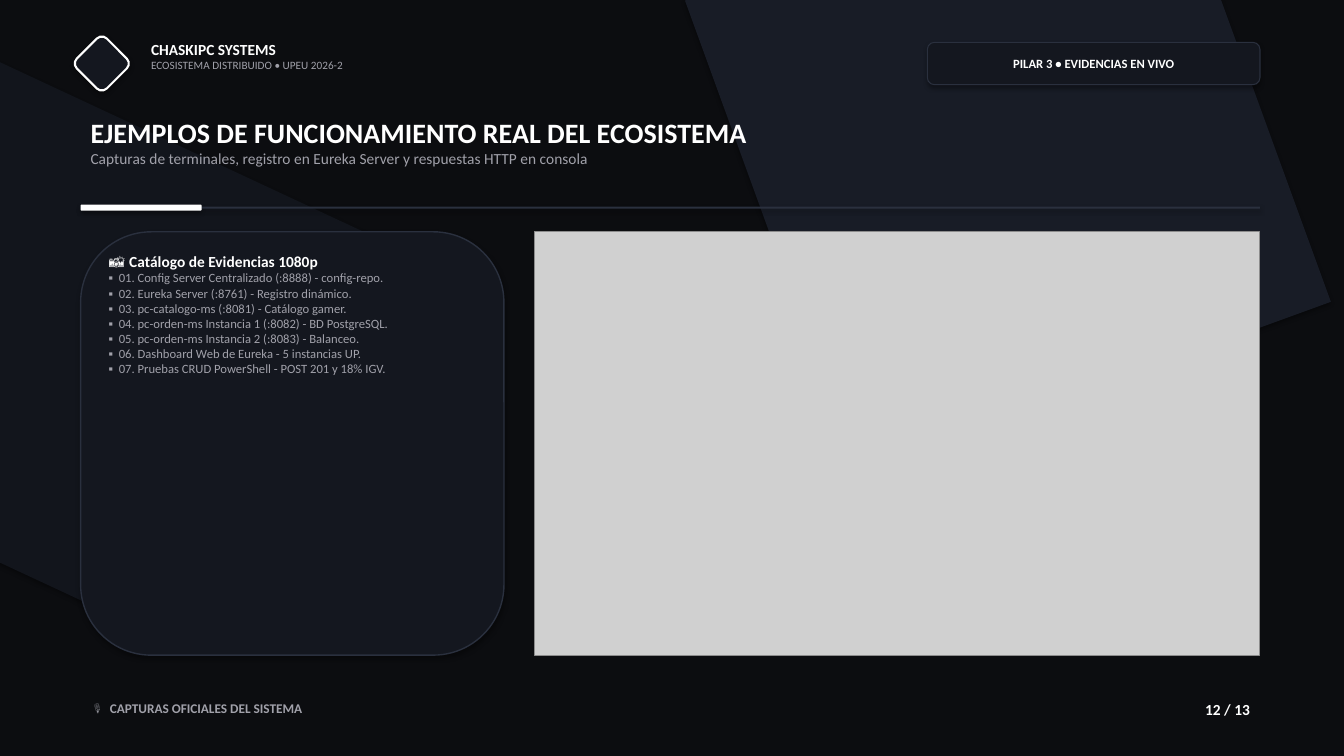
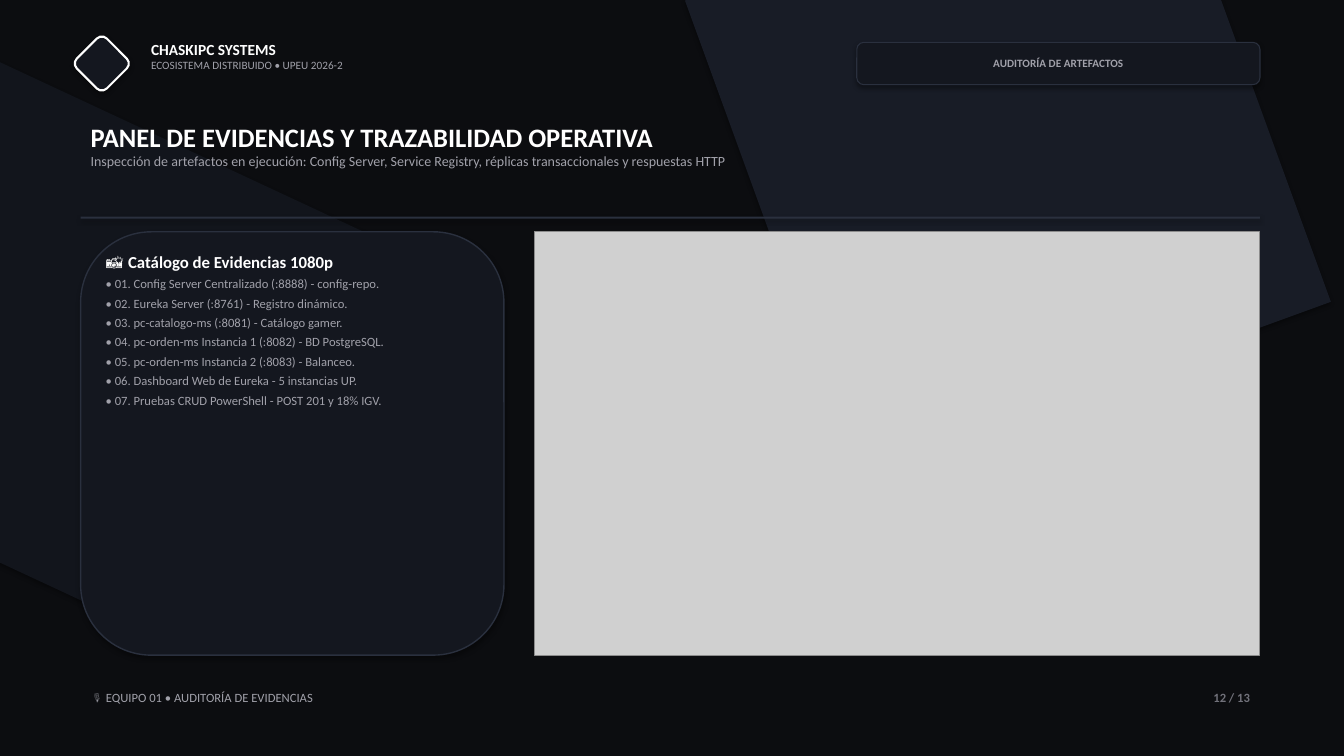
Before and after one commit to jaisesasaki24-cloud/ChaskiByte-Systems, a slide deck: slide 12 of presentacion.pptx. Drawn at 1344x756 pixels with LibreOffice and Linux fonts; fonts in the diff are those of the drawing; grey boxes stand for pictures. Boxes give left, top, right and bottom in pixels: in the first picture for what was removed or moved away, otherwise in the second. Text is boxed around its words. In the diff, an @@ line names an element or a change of style, - is before the commit and + after.

```diff
--- a/presentacion.pptx
+++ b/presentacion.pptx
@@ rounded rectangle "AUDITORÍA DE ARTEFACTOS": place and size @@
-rounded rectangle "AUDITORÍA DE ARTEFACTOS" at [928, 42, 1260, 85]
+rounded rectangle "AUDITORÍA DE ARTEFACTOS" at [857, 42, 1260, 85]
@@ text in rounded rectangle at [993, 58, 1123, 67]: text changed; size 9 to 8 pt; text colour #FFFFFF to #A1A1AA @@
-PILAR 3 • EVIDENCIAS EN VIVO
+AUDITORÍA DE ARTEFACTOS
@@ text at [91, 129, 726, 169]: text changed; size 11 to 10 pt @@
-EJEMPLOS DE FUNCIONAMIENTO REAL DEL ECOSISTEMA
-Capturas de terminales, registro en Eureka Server y respuestas HTTP en consola
+PANEL DE EVIDENCIAS Y TRAZABILIDAD OPERATIVA
+Inspección de artefactos en ejecución: Config Server, Service Registry, réplicas transaccionales y respuestas HTTP
@@ rounded rectangle removed at [81, 205, 202, 211] @@
@@ rectangle: place and size @@
-rectangle at [81, 207, 1260, 209]
+rectangle at [81, 217, 1260, 219]
@@ text at [128, 256, 333, 271]: size 11 to 12 pt in "📸 Catálogo de Evidencias 1080p" @@
@@ text at [115, 279, 384, 407]: text changed @@
-▪ 01. Config Server Centralizado (:8888) - config-repo.
-▪ 02. Eureka Server (:8761) - Registro dinámico.
-▪ 03. pc-catalogo-ms (:8081) - Catálogo gamer.
-▪ 04. pc-orden-ms Instancia 1 (:8082) - BD PostgreSQL.
-▪ 05. pc-orden-ms Instancia 2 (:8083) - Balanceo.
-▪ 06. Dashboard Web de Eureka - 5 instancias UP.
-▪ 07. Pruebas CRUD PowerShell - POST 201 y 18% IGV.
+• 01. Config Server Centralizado (:8888) - config-repo.
+• 02. Eureka Server (:8761) - Registro dinámico.
+• 03. pc-catalogo-ms (:8081) - Catálogo gamer.
+• 04. pc-orden-ms Instancia 1 (:8082) - BD PostgreSQL.
+• 05. pc-orden-ms Instancia 2 (:8083) - Balanceo.
+• 06. Dashboard Web de Eureka - 5 instancias UP.
+• 07. Pruebas CRUD PowerShell - POST 201 y 18% IGV.
@@ text "12 / 13": place and size @@
-text "12 / 13" at [1205, 705, 1250, 715]
+text "12 / 13" at [1213, 694, 1250, 702]
@@ text "12 / 13" at [1213, 694, 1250, 702]: size 11 to 9 pt, text colour #FFFFFF to #71717A @@
@@ text added at [106, 692, 313, 704], 9 pt, text #A1A1AA @@
+🎙️ EQUIPO 01 • AUDITORÍA DE EVIDENCIAS
@@ text removed at [110, 704, 303, 713] @@
-🎙️ CAPTURAS OFICIALES DEL SISTEMA
```
Also in this commit, not shown: 12 other slides changed, 2 other files.
